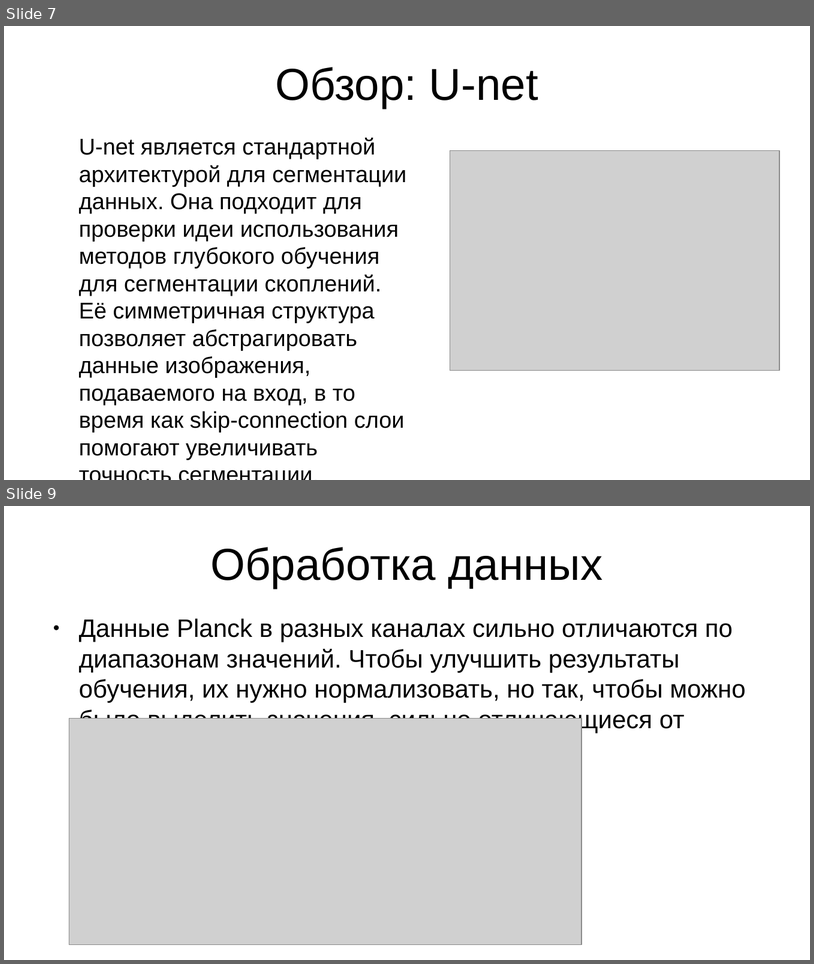
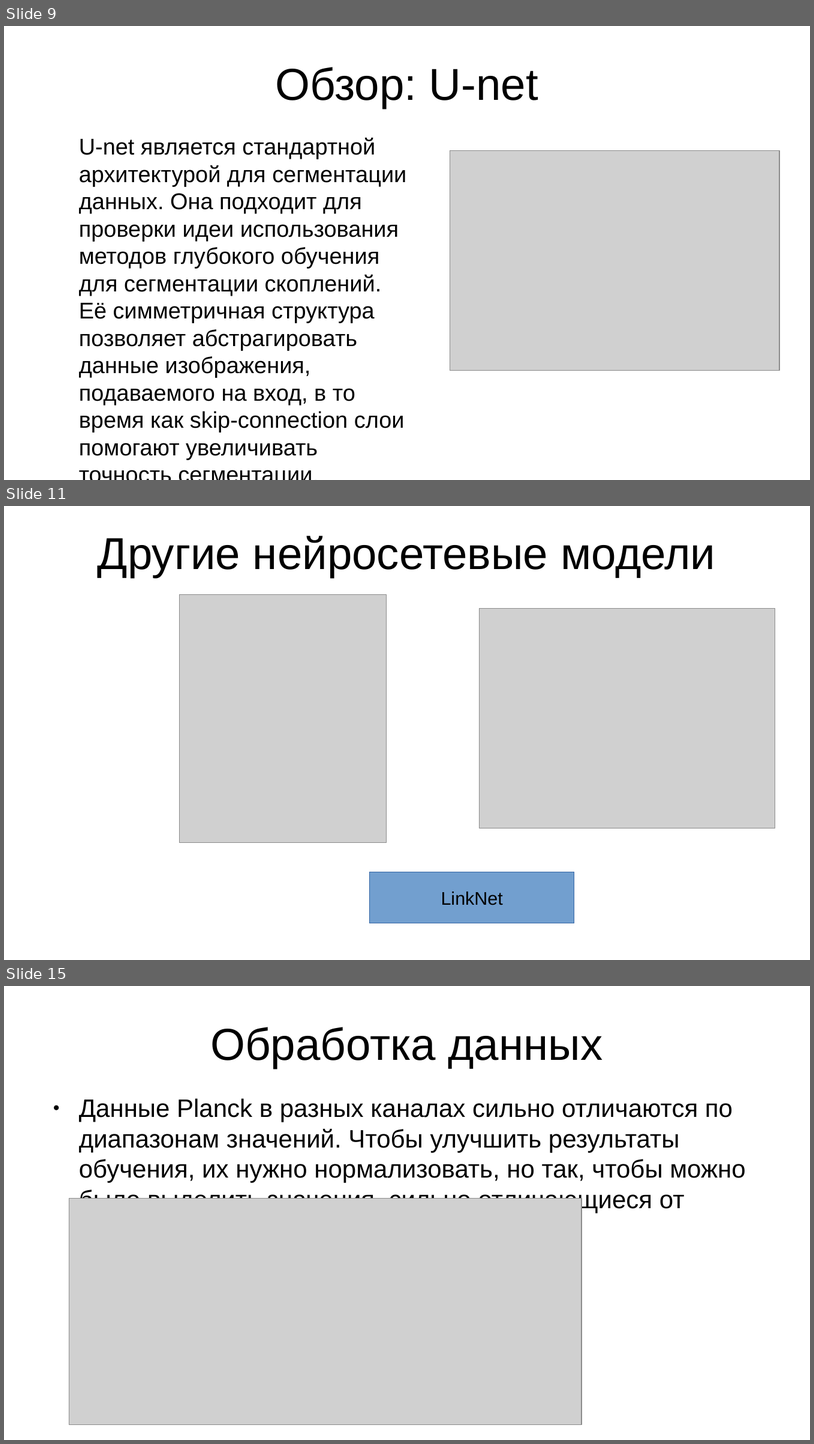
Before and after one commit to rt2122/data-segmentation-2, a slide deck: text/sem.odp. Shown one above the other, each under a label of ours: slides 7 and 9 before the commit, slides 9, 11 and 15 after it; the slides between them are not shown. The pictures are 814x964 and 814x1444 pixels, drawn with LibreOffice and Linux fonts; fonts in the diff are those of the drawing; grey boxes stand for pictures. Boxes give left, top, right and bottom in pixels: in the first picture for what was removed or moved away, otherwise in the second. Text is boxed around its words. In the diff, an @@ line names an element or a change of style, - is before the commit and + after.

```diff
--- a/text/sem.odp
+++ b/text/sem.odp
@@ slide 11 added at (4,506,810,960), background #FFFFFF @@
@@ title added at (98,535,716,577), 44 pt, text #000000 @@
+Другие нейросетевые модели
@@ picture added at (180,595,387,843) @@
@@ picture added at (480,609,775,828) @@
@@ rectangle added at (370,872,575,923), fill #729FCF, outline #3465A4 0 pt, 18 pt, text #000000 @@
+LinkNet
@@ what was slide 7 is now slide 9 @@
@@ what was slide 9 is now slide 15 @@
```
Also in this commit, not shown: 7 slides changed, 9 other slides added, 8 other files.
